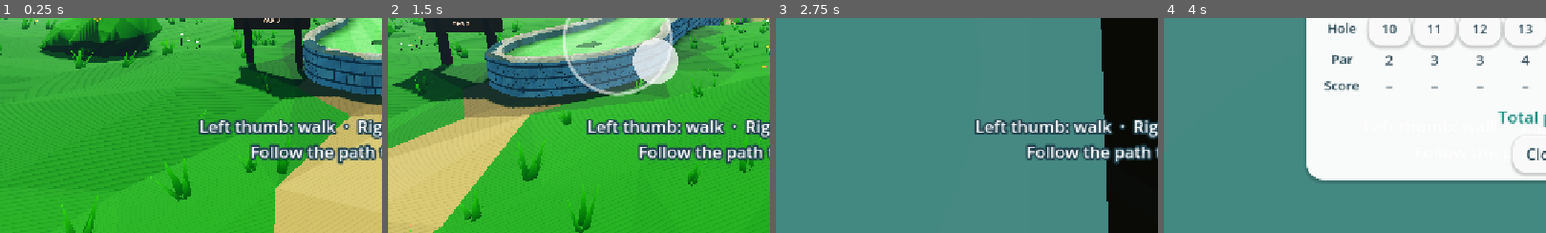
Above: before the commit, frames 1-4 (left to right).
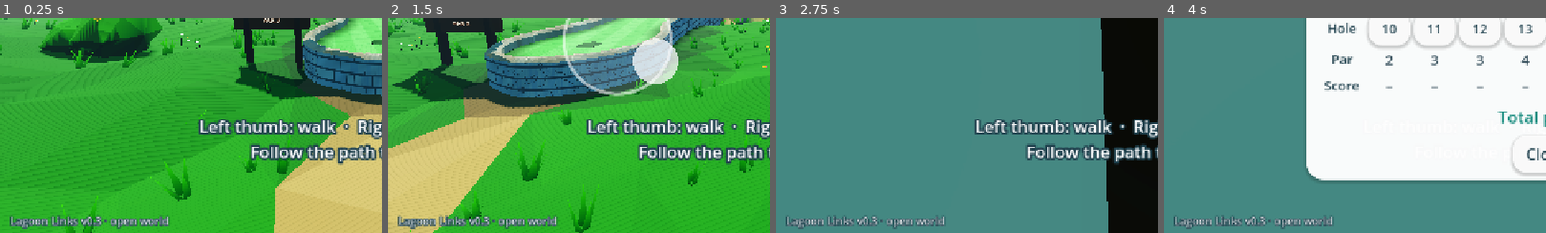
Above: after the commit, the same moments.

Repository: DevinR333/Test2
Game: Godot game, scene res://scenes/main.tscn
The game is run twice, just before and just after one commit, with the same random seed, the same clock (stepped at 60 frames per second) and the same inputs.
Inputs (mouse positions are % of the whole screen's width and height, from its top left):
- Up to frame 1 (0.25 s): no input
- Up to frame 2 (1.5 s): move the mouse to (72, 45) at 0.52 s; hold D 0.53-1.25 s; click (72, 45) at 0.67 s; drag from (30, 55) to (45, 70) at 1.27 s
- Up to frame 3 (2.75 s): move the mouse to (60, 28) at 2.02 s; hold D from 2.03 s (still down)
- Up to frame 4 (4 s): release D at 2.75 s; drag from (45, 70) to (20, 35) at 2.77 s; click "Card" at 3.5 s
The pictures show only the part of the screen within x 0-50%, y 50-100%; the shares and areas given below are measured in that part.

The runs differ from the first frame. In frame 1, 1.5% of the frame differs, in the area x 2-45%, y 91-99%; in frame 2, 1.5%; in frame 3, 1.3%; in frame 4, 1.3%.

Commit message:
Show a build tag and bump app version to 0.3.0
Makes it obvious on-device whether the open-world build is installed:
"Lagoon Links v0.3 · open world" in the corner and on the loading card,
and versionCode 3 so Android treats it as an upgrade.

Co-Authored-By: Claude Opus 5.5 <noreply@anthropic.com>
Claude-Session: https://claude.ai/code/session_01P33eQk4FYeK3Rws5QJ1d4A

Diff:
--- a/scripts/main.gd
+++ b/scripts/main.gd
@@ -66,7 +66,7 @@
 	scores.fill(0)
 	hud = Hud.new()
 	add_child(hud)
-	hud.show_loading("Lagoon Links")
+	hud.show_loading("Lagoon Links\n" + Hud.VERSION)
 	await get_tree().process_frame
 	await get_tree().process_frame
 
@@ -481,7 +481,8 @@
 
 
 func _take_screenshot() -> void:
-	hud.set_hint("")
+	if _args.has("fp") or _args.has("putt") or _args.has("aerial") or _args.has("view"):
+		hud.set_hint("")
 	if _args.has("fp"):
 		_travel_to_hole(int(_args["fp"]))
 		walker.pitch = -0.12
--- a/scripts/ui/hud.gd
+++ b/scripts/ui/hud.gd
@@ -10,6 +10,7 @@
 signal play_again
 
 const INK := Color(0.12, 0.25, 0.3)
+const VERSION := "v0.3 · open world"
 
 var joystick: JoystickView
 var minimap: Minimap
@@ -125,6 +126,13 @@
 	_banner_sub = _label("", 28, INK)
 	_banner_sub.horizontal_alignment = HORIZONTAL_ALIGNMENT_CENTER
 	bbox.add_child(_banner_sub)
+
+	# Build tag so it's obvious which version is installed.
+	var tag := _label("Lagoon Links " + VERSION, 18, Color(1, 1, 1, 0.8))
+	tag.add_theme_constant_override("outline_size", 6)
+	tag.add_theme_color_override("font_outline_color", INK)
+	_anchor(tag, Vector2(0, 1), Vector2(16, -34), Vector2(420, 28))
+	root.add_child(tag)
 
 	_build_scorecard(root)
 
Binary file changed: android/build/assets/scripts/main.gdc
Binary file changed: android/build/assets/scripts/ui/hud.gdc
Binary file added: docs/screenshots/start.png
Not shown, changed: export_presets.cfg
Not shown, changed: android/build/gradle.properties
